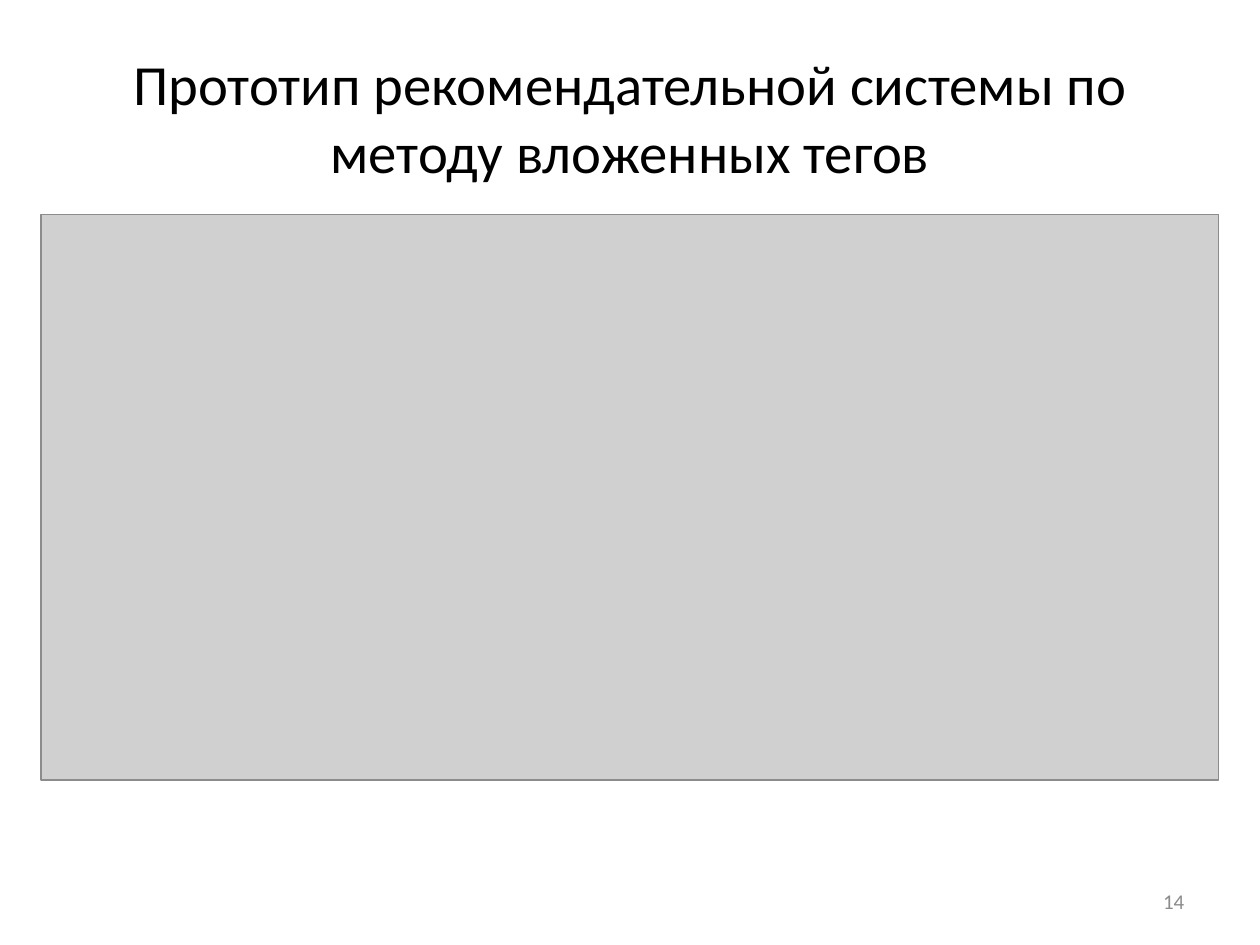
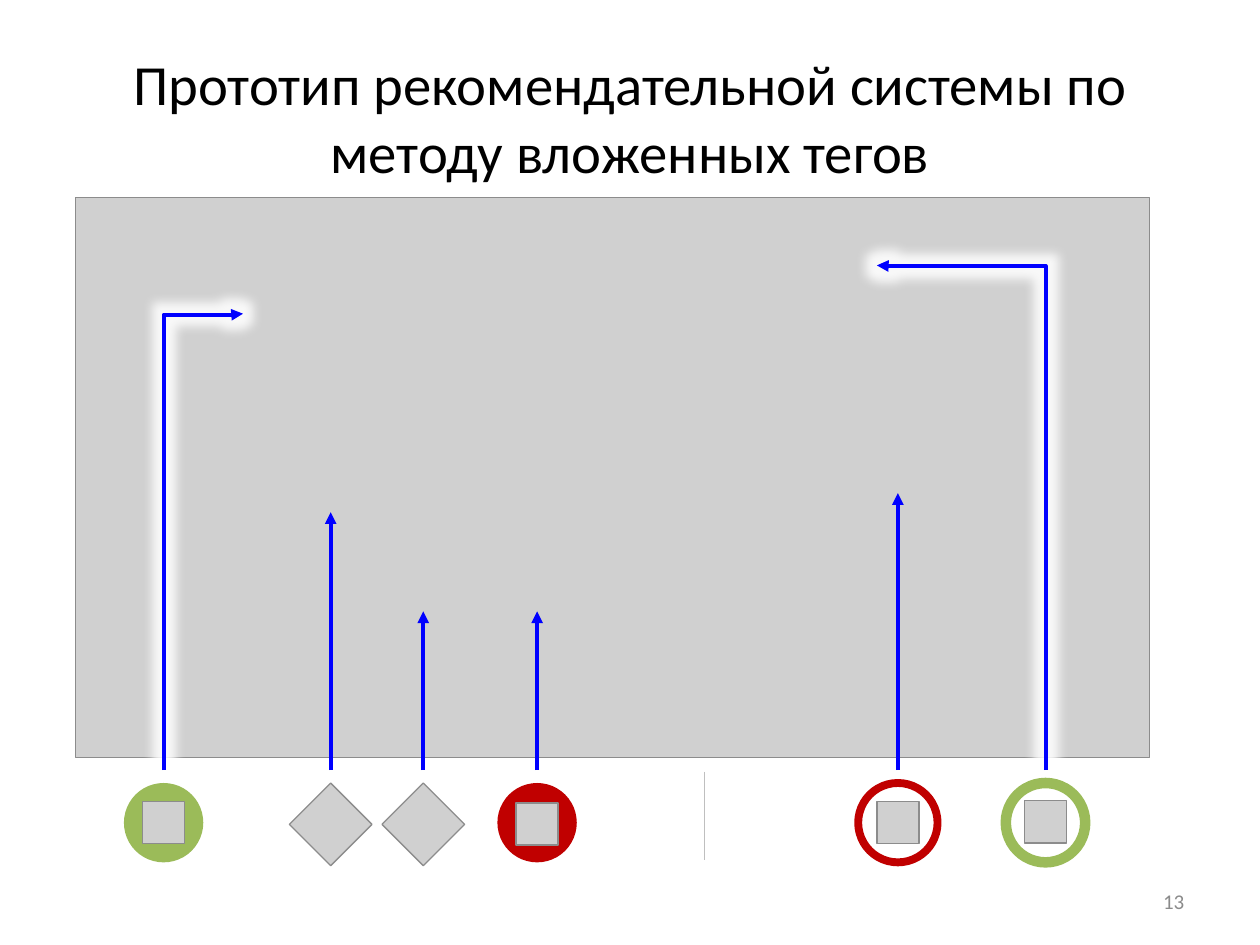
Before and after one commit to Otann/diploma, a slide deck: slide 13 of slides.pptx (slide 14 before the commit). Drawn at 1260x945 pixels with LibreOffice and Linux fonts; fonts in the diff are those of the drawing; grey boxes stand for pictures. Boxes give left, top, right and bottom in pixels: in the first picture for what was removed or moved away, otherwise in the second. Text is boxed around its words. In the diff, an @@ line names an element or a change of style, - is before the commit and + after.

```diff
--- a/slides.pptx
+++ b/slides.pptx
@@ picture: place and size @@
-picture at <box>40,214,1218,780</box>
+picture at <box>76,198,1149,757</box>
@@ elbow arrow added from (1046, 770) to (877, 266), #0000FF 2.25 pt @@
@@ elbow arrow added from (164, 770) to (243, 314), #0000FF 2.25 pt @@
@@ arrow added from (898, 770) to (898, 493), #0000FF 2.25 pt @@
@@ arrow added from (330, 770) to (330, 512), #0000FF 2.25 pt @@
@@ arrow added from (423, 770) to (423, 611), #0000FF 2.25 pt @@
@@ arrow added from (537, 770) to (537, 611), #0000FF 2.25 pt @@
@@ line added from (704, 772) to (704, 859), #BFBFBF 0.75 pt @@
@@ ellipse added at <box>123,782,203,862</box>, fill #9BBB59 @@
@@ picture added at <box>142,801,184,843</box> @@
@@ picture added at <box>289,783,371,865</box> @@
@@ picture added at <box>382,783,464,865</box> @@
@@ ellipse added at <box>498,782,577,862</box>, fill #C00000 @@
@@ picture added at <box>517,803,558,844</box> @@
@@ ellipse added at <box>858,782,937,862</box>, fill #FFFFFF, outline #C00000 4.5 pt @@
@@ picture added at <box>877,801,919,843</box> @@
@@ ellipse added at <box>1005,782,1085,862</box>, fill #FFFFFF, outline #9BBB59 6 pt @@
@@ picture added at <box>1024,801,1066,843</box> @@
@@ page number at <box>1163,895,1184,909</box>: text changed @@
-14
+13
```
Also in this commit, not shown: 11 other slides changed, 3 slides added, 2 slides removed, 33 other files.
